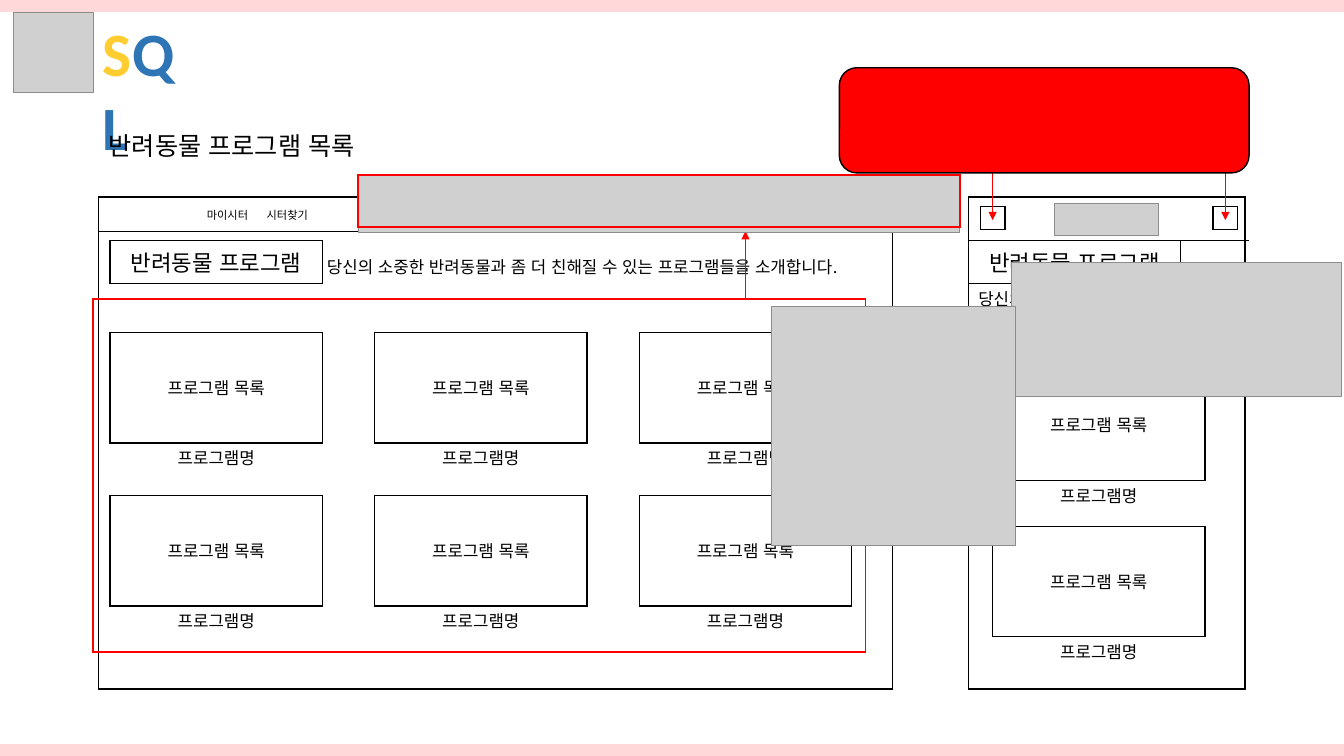
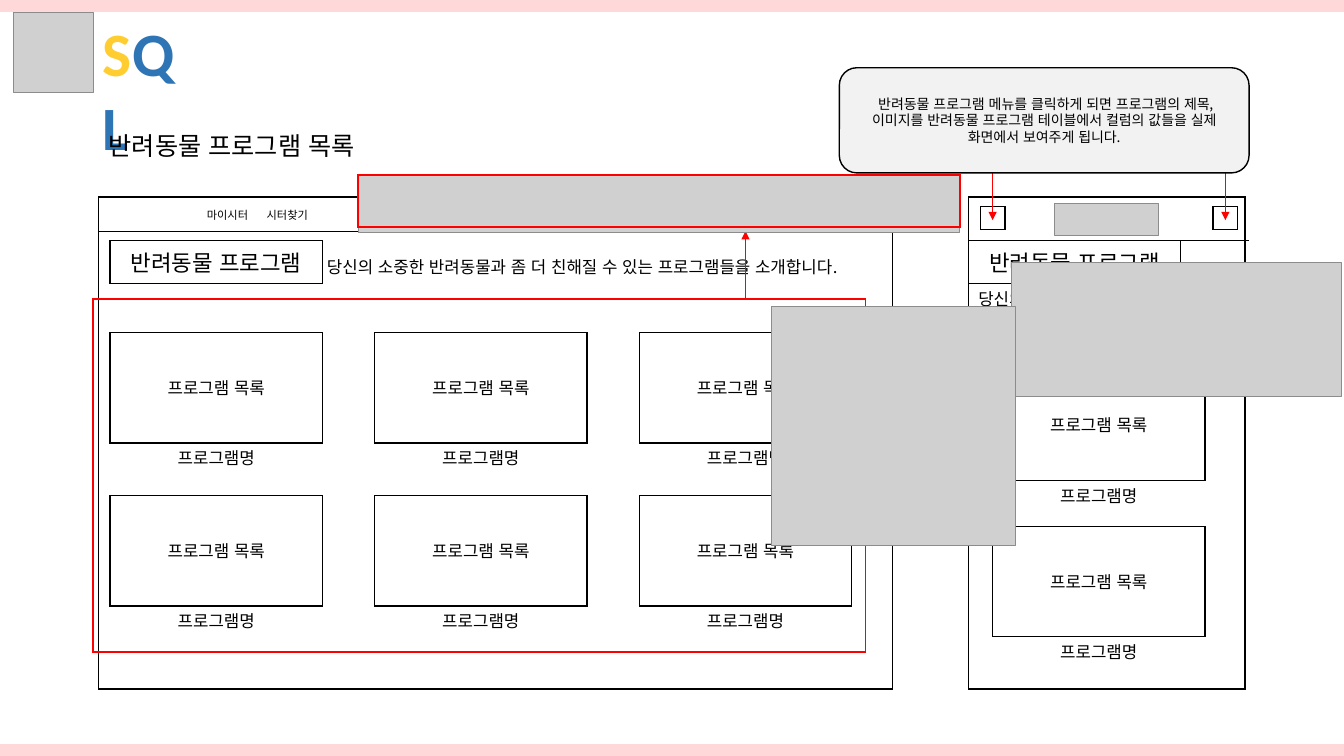
Before and after one commit to hhsw07/ezen-academy-projects, a slide deck: slide 19 of 3조 화면설계서 - SQL 통합.pptx. Drawn at 1344x756 pixels with LibreOffice and Linux fonts; fonts in the diff are those of the drawing; grey boxes stand for pictures. Boxes give left, top, right and bottom in pixels: in the first picture for what was removed or moved away, otherwise in the second. Text is boxed around its words. In the diff, an @@ line names an element or a change of style, - is before the commit and + after.

```diff
--- a/3조 화면설계서 - SQL 통합.pptx
+++ b/3조 화면설계서 - SQL 통합.pptx
@@ rounded rectangle "반려동물 프로그램 메뉴를 클릭하게 되면 ..." at [840, 68, 1249, 172]: fill #FF0000 to #F2F2F2 @@
@@ text in rounded rectangle at [872, 97, 1217, 143]: text added @@
+반려동물 프로그램 메뉴를 클릭하게 되면 프로그램의 제목, 이미지를 반려동물 프로그램 테이블에서 컬럼의 값들을 실제 화면에서 보여주게 됩니다.
```
Also in this commit, not shown: 3 other slides changed.
